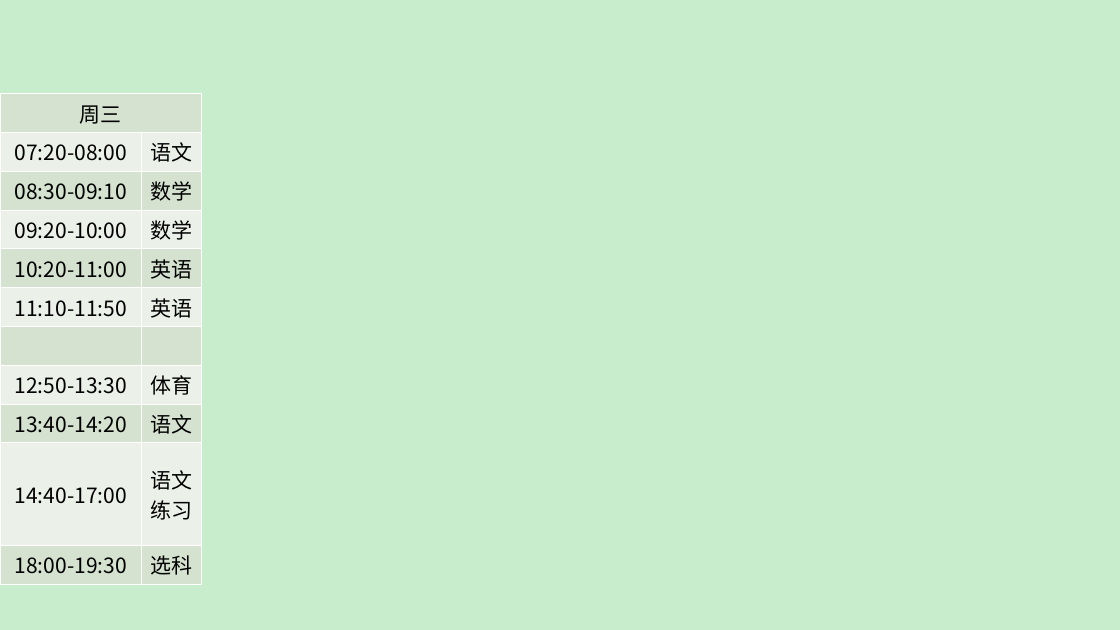
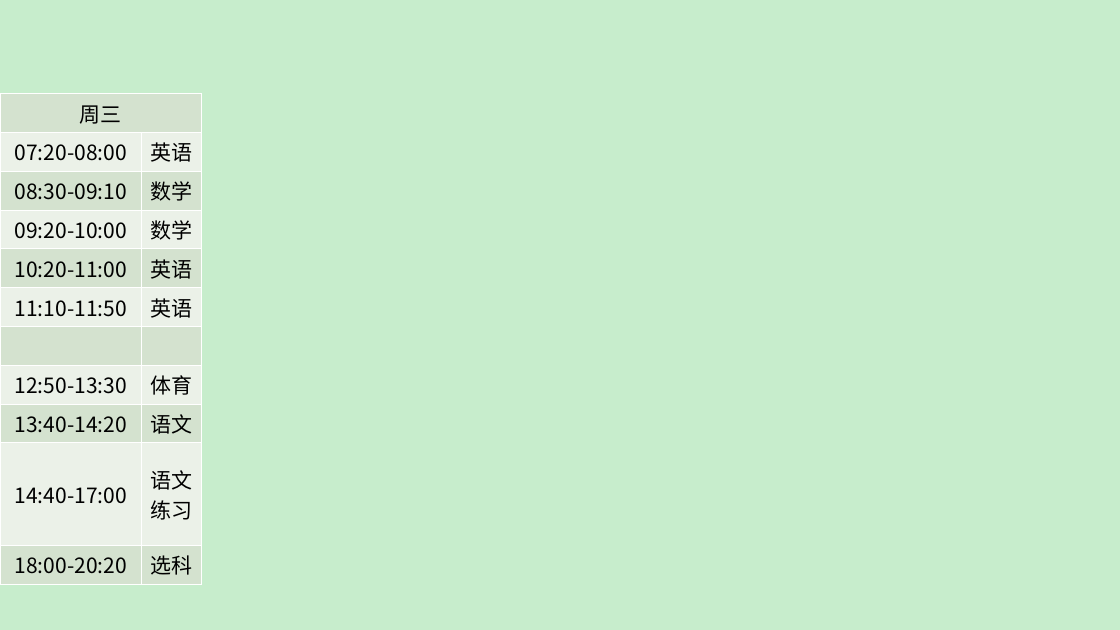
Before and after one commit to ZhichuCen/multifunctionwallpaper, a slide deck: slide 3 of 课表.pptx. Drawn at 1120x630 pixels with LibreOffice and Linux fonts; fonts in the diff are those of the drawing. Boxes give left, top, right and bottom in pixels: in the first picture for what was removed or moved away, otherwise in the second. Text is boxed around its words. In the diff, an @@ line names an element or a change of style, - is before the commit and + after.

```diff
--- a/课表.pptx
+++ b/课表.pptx
@@ table at [0,93,202,579] @@
-row 2, column 2: 语文
+row 2, column 2: 英语
-row 11, column 1: 18:00-19:30
+row 11, column 1: 18:00-20:20
```
Also in this commit, not shown: 3 other slides changed, 1 slide added, 3 other files.
